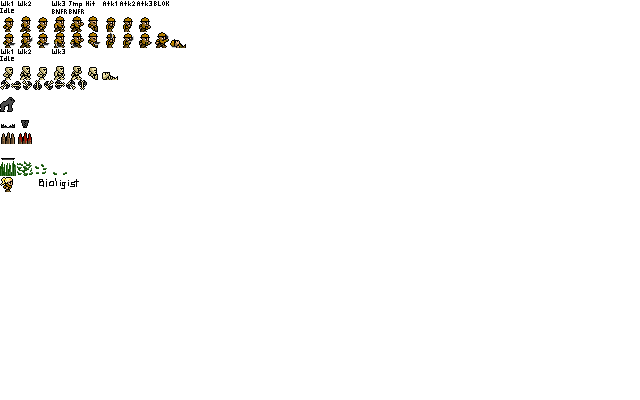
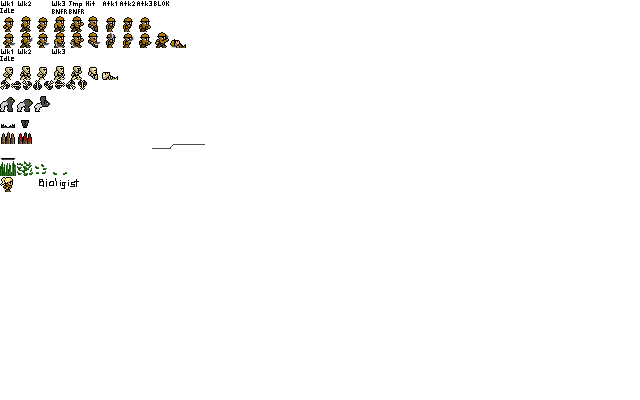
Comparing the layer stacks of the two 640px x 400px images. Changes:
painted on "sprites" over bbox(1, 33, 205, 149)
